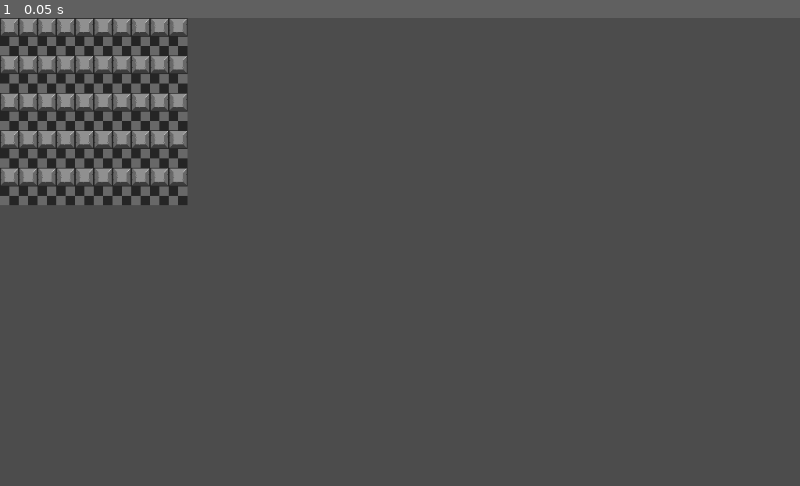
Above: before the commit, frame 1.
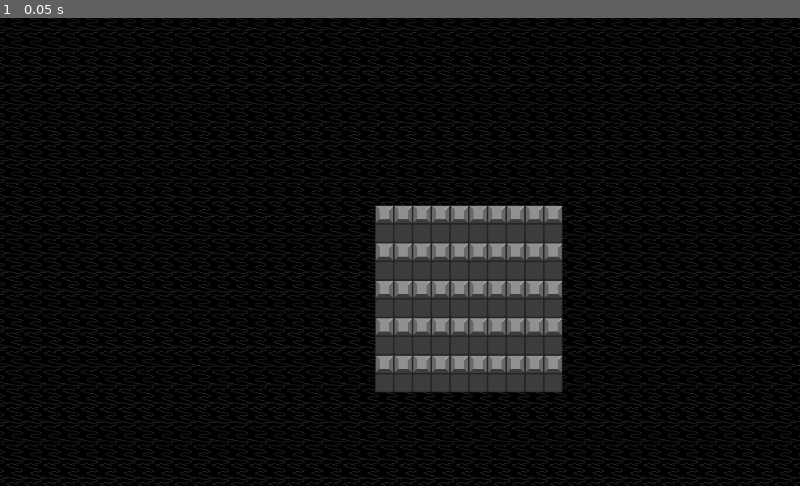
Above: after the commit, the same moment.

Repository: nuzcraft/mini_haquelike
Game: Godot game, scene res://Main.tscn
The game is run twice, just before and just after one commit, with the same random seed, the same clock (stepped at 60 frames per second) and the same inputs.
Inputs:
- Up to frame 1 (0.05 s): no input

The runs differ from the first frame. In frame 1, 95% of the frame differs, in the area x 0-100%, y 0-100%.

Commit message:
added empty tile

Diff:
--- a/BaseTileSet.tres
+++ b/BaseTileSet.tres
@@ -41,3 +41,17 @@
 1/shape_one_way_margin = 0.0
 1/shapes = [  ]
 1/z_index = 0
+2/name = "empty"
+2/texture = ExtResource( 1 )
+2/tex_offset = Vector2( 0, 0 )
+2/modulate = Color( 1, 1, 1, 1 )
+2/region = Rect2( 888, 336, 24, 24 )
+2/tile_mode = 0
+2/occluder_offset = Vector2( 0, 0 )
+2/navigation_offset = Vector2( 0, 0 )
+2/shape_offset = Vector2( 0, 0 )
+2/shape_transform = Transform2D( 1, 0, 0, 1, 0, 0 )
+2/shape_one_way = false
+2/shape_one_way_margin = 0.0
+2/shapes = [  ]
+2/z_index = 0
--- a/CrumbledTileSet.tres
+++ b/CrumbledTileSet.tres
@@ -41,3 +41,17 @@
 1/shape_one_way_margin = 0.0
 1/shapes = [  ]
 1/z_index = 0
+2/name = "empty"
+2/texture = ExtResource( 1 )
+2/tex_offset = Vector2( 0, 0 )
+2/modulate = Color( 1, 1, 1, 1 )
+2/region = Rect2( 888, 336, 24, 24 )
+2/tile_mode = 0
+2/occluder_offset = Vector2( 0, 0 )
+2/navigation_offset = Vector2( 0, 0 )
+2/shape_offset = Vector2( 0, 0 )
+2/shape_transform = Transform2D( 1, 0, 0, 1, 0, 0 )
+2/shape_one_way = false
+2/shape_one_way_margin = 0.0
+2/shapes = [  ]
+2/z_index = 0
--- a/Main.tscn
+++ b/Main.tscn
@@ -1,11 +1,9 @@
-[gd_scene load_steps=4 format=2]
+[gd_scene load_steps=3 format=2]
 
 [ext_resource path="res://main.gd" type="Script" id=1]
 [ext_resource path="res://WorldTileMap.tscn" type="PackedScene" id=2]
-[ext_resource path="res://CrumbledTileSet.tres" type="TileSet" id=3]
 
 [node name="Main" type="Node2D"]
 script = ExtResource( 1 )
 
 [node name="WorldTileMap" parent="." instance=ExtResource( 2 )]
-tile_set = ExtResource( 3 )
--- a/WorldTileMap.gd
+++ b/WorldTileMap.gd
@@ -2,5 +2,6 @@
 
 enum tile_type {
 	WALL,
-	FLOOR
+	FLOOR,
+	EMPTY,
 }
--- a/main.gd
+++ b/main.gd
@@ -5,18 +5,29 @@
 func _ready():
 
 	# create a simple 2d array to hold our initial map of tiles
-	var tiles = [];
-	for i in 10:
+	var tiles = generate_world()
+	set_tilemap_cells(tiles)
+
+func generate_world():
+	var tiles = []
+	# fill space with empty tiles
+	for i in 45:
 		tiles.append([])
-		for j in 10:
+		for j in 25:
+			tiles[i].append(Tile.new(i, j))
+
+	# replace the tiles we want with new ones
+	var start_x = 20
+	var start_y = 10
+	for i in range(start_x, 10 + start_x):
+		for j in range(start_y, 10 + start_y):
 			if j%2 == 0:
-				tiles[i].append(WallTile.new(i, j))
+				tiles[i][j] = WallTile.new(i, j)
 			else:
-				tiles[i].append(FloorTile.new(i, j))
+				tiles[i][j] = FloorTile.new(i, j)
+	return tiles
 
-	generate_world(tiles)
-
-func generate_world(tiles):
+func set_tilemap_cells(tiles) -> void:
 	tilemap.clear()
 	for tile_row in tiles:
 		for tile in tile_row:
--- a/project.godot
+++ b/project.godot
@@ -46,4 +46,5 @@
 
 [rendering]
 
+environment/default_clear_color=Color( 0, 0, 0, 1 )
 environment/default_environment="res://default_env.tres"
--- a/scripts/tile.gd
+++ b/scripts/tile.gd
@@ -5,7 +5,7 @@
 var is_explored: bool = false setget set_is_explored,get_is_explored
 var is_walkable: bool = true setget set_is_walkable,get_is_walkable
 var is_visible: bool = false setget set_is_visible,get_is_visible
-var tile_type = null
+var tile_type = "EMPTY"
 
 func _init(x_param, y_param):
 	x = x_param
